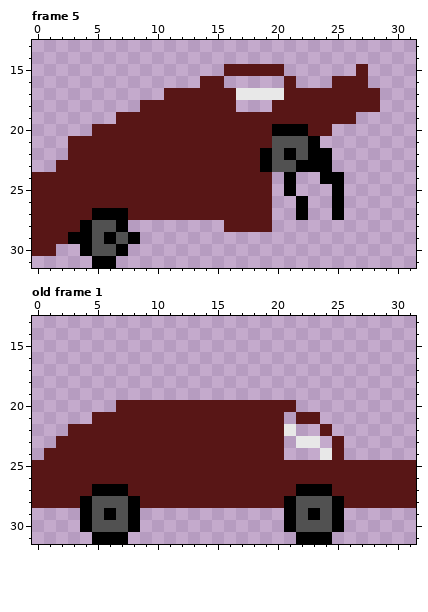
Two states of a pixel-art file, car.aseprite. That is the earlier state.
32x32 pixels, 5 frames. Shown: frame 5: x 0..31, y 13..31; old frame 1: x 0..31, y 13..31. The commit also changed other frames, which this record leaves out.
After:
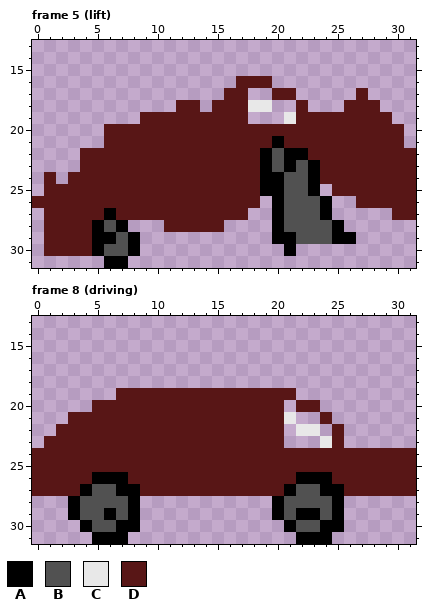
Palette (. is transparent): A #000000  B #515151  C #e8e8e8  D #581616
A new or re-ordered frame is compared with the old frame closest to it.
The exact change:
frames 5 -> 9
Changed rows in their new state; - is an unchanged pixel.
Frame 5 (lift):
first column x 0:
15 ----------------.....------.----
16 --------------..-DDD-.---...----
17 -----------.....-D..D-.....-.---
18 ---------...--.--DCC..-...------
19 -------..---------...C-----DDD--
20 -----.--------------DDD--DDDDDD-
21 ---...--------------ADDDDDDDDDD-
22 ---.------------------ADDDDDDDDD
23 --..-----------------AB-DDDDDDDD
24 .-.----------------AABBADDDDDDDD
25 .------------------AABBA-DDDDDDD
26 -------------------.ABBBA.-DDDDD
27 .----D-D----------..ABBBA.----DD
28 .---DA-----DDDDD....ABBBBA------
29 .--DDA--------------AABBBAA-----
30 .-DDDA-BA------------A----------
31 -----.-A------------------------
Frame 8 (driving) is new; against old frame 1:
first column x 0:
19 -------DDDDDDDDDDDDDDD----------
20 -----DD--------------.DD--------
21 ---DD----------------C..D-------
22 --D------------------.CC.D------
23 -D--------------------..C-------
24 D--------------------DDDD-DDDDDD
26 -----AAA--------------AAA-------
27 ----ABB-A------------ABB-A------
28 ...AB----...........AB----......
29 ---AB---------------ABA---------
30 -------A----------------A-------
Changed places in both pictures, as pixel boxes (x1, y1, x2, y2):
changed: (32, 64, 416, 268)
changed: (32, 388, 416, 532)
